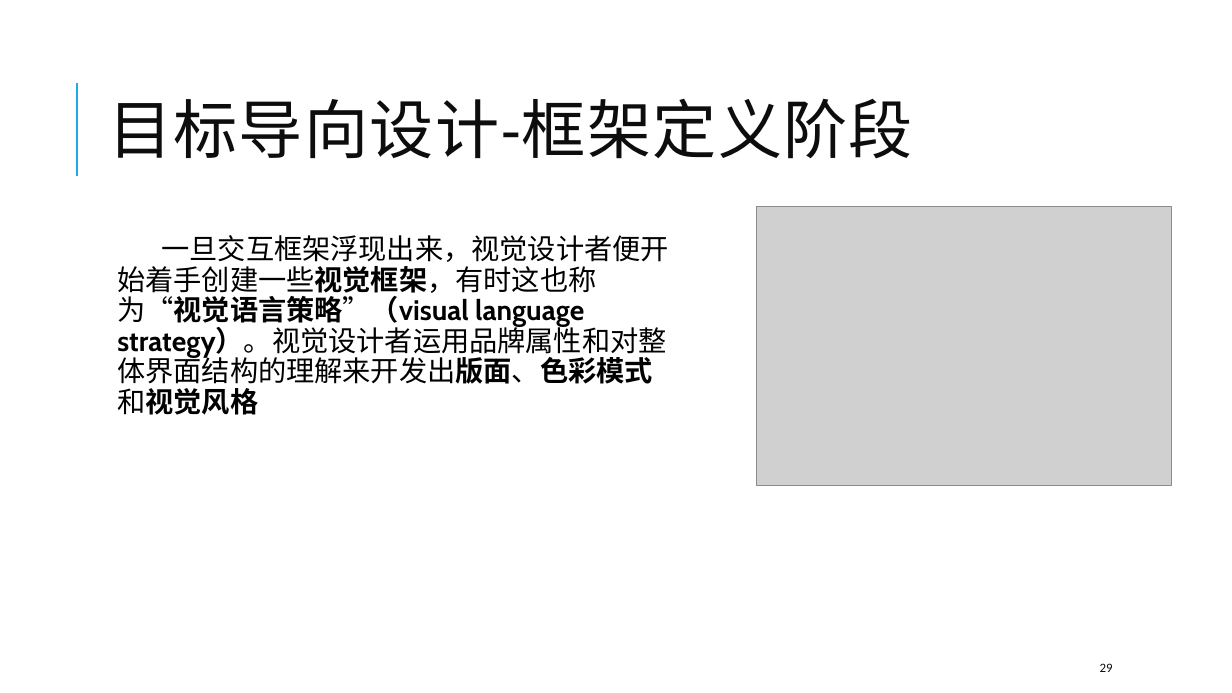
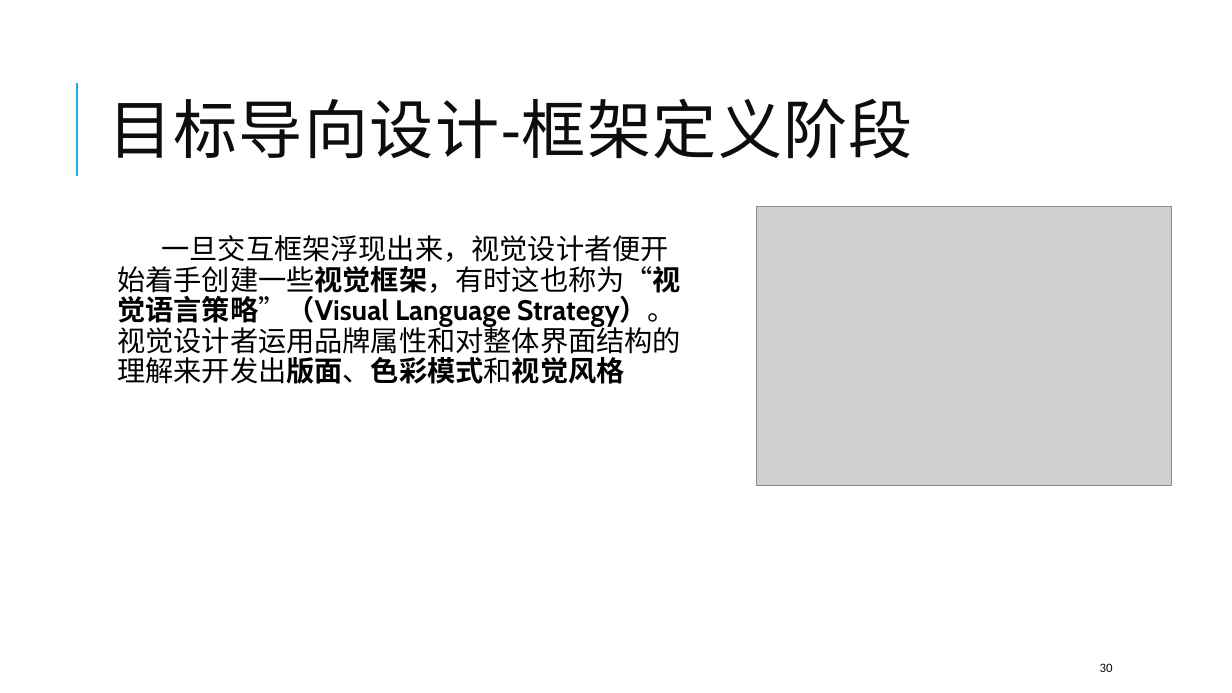
Before and after one commit to SoftwareRequirtmentsG02/Document, a slide deck: slide 30 of PPT/UML/界面原形G02.pptx (slide 29 before the commit). Drawn at 1232x693 pixels with LibreOffice and Linux fonts; fonts in the diff are those of the drawing; grey boxes stand for pictures. Boxes give left, top, right and bottom in pixels: in the first picture for what was removed or moved away, otherwise in the second. Text is boxed around its words. In the diff, an @@ line names an element or a change of style, - is before the commit and + after.

Commit message:
update 界面原型PPT

```diff
--- a/PPT/UML/界面原形G02.pptx
+++ b/PPT/UML/界面原形G02.pptx
@@ text at (117, 235, 681, 384): text changed @@
-  一旦交互框架浮现出来，视觉设计者便开始着手创建一些视觉框架，有时这也称为“视觉语言策略”（visual language strategy）。视觉设计者运用品牌属性和对整体界面结构的理解来开发出版面、色彩模式和视觉风格
+  一旦交互框架浮现出来，视觉设计者便开始着手创建一些视觉框架，有时这也称为“视觉语言策略”（Visual Language Strategy）。视觉设计者运用品牌属性和对整体界面结构的理解来开发出版面、色彩模式和视觉风格
@@ page number at (1100, 663, 1113, 672): text changed @@
-29
+30
```
Also in this commit, not shown: 9 other slides changed, 4 slides added.
